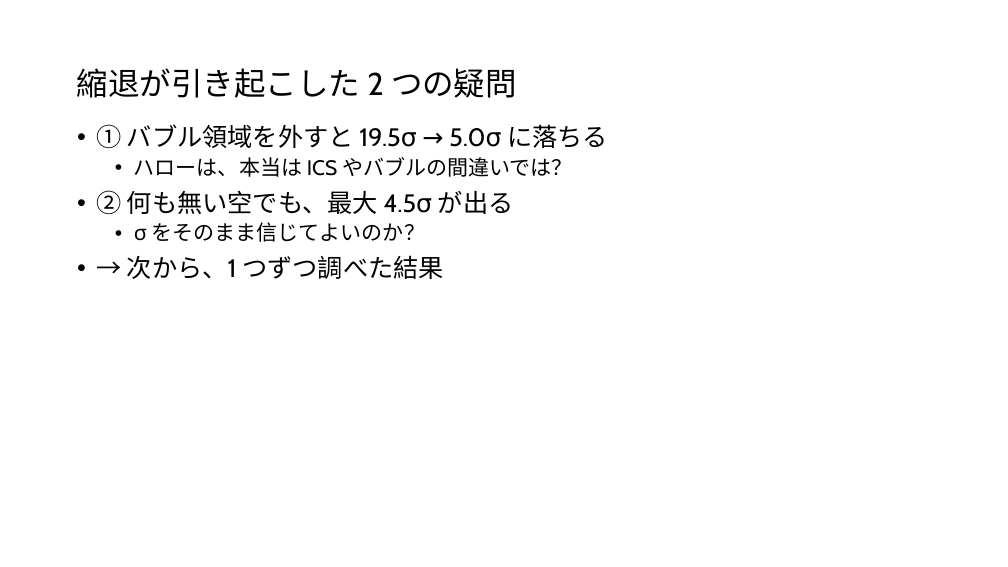
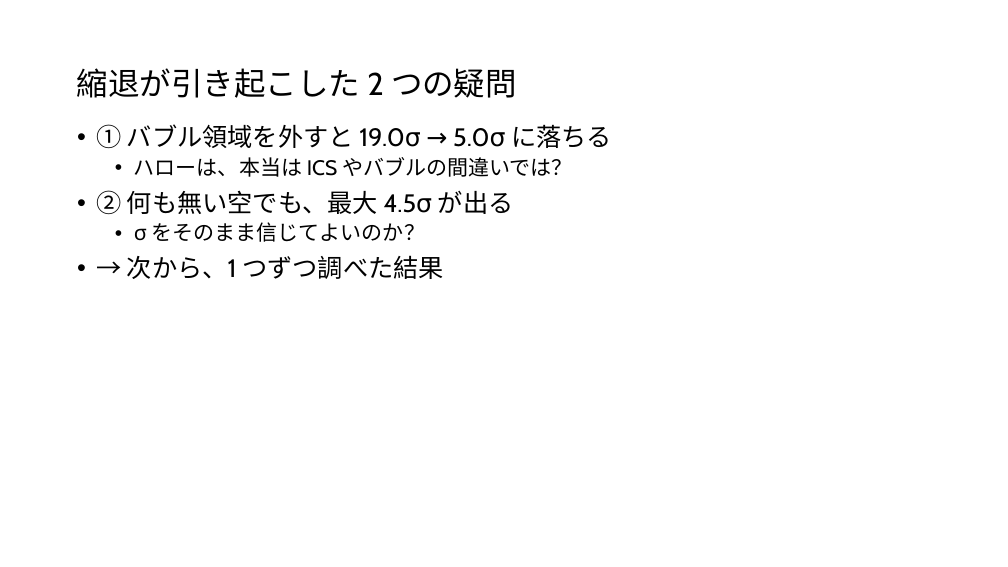
Before and after one commit to Mikann20041029/darkmatter-slides, a slide deck: slide 22 of slides/2026-10-03_研究進捗報告_claude.pptx (slide 27 before the commit). Drawn at 1008x567 pixels with LibreOffice and Linux fonts; fonts in the diff are those of the drawing. Boxes give left, top, right and bottom in pixels: in the first picture for what was removed or moved away, otherwise in the second. Text is boxed around its words. In the diff, an @@ line names an element or a change of style, - is before the commit and + after.

```diff
--- a/slides/2026-10-03_研究進捗報告_claude.pptx
+++ b/slides/2026-10-03_研究進捗報告_claude.pptx
@@ text at box(96, 124, 612, 148): text changed @@
-• ① バブル領域を外すと 19.5σ → 5.0σ に落ちる
+• ① バブル領域を外すと 19.0σ → 5.0σ に落ちる
```
Also in this commit, not shown: 9 other slides changed, 1 slide added, 6 slides removed.
